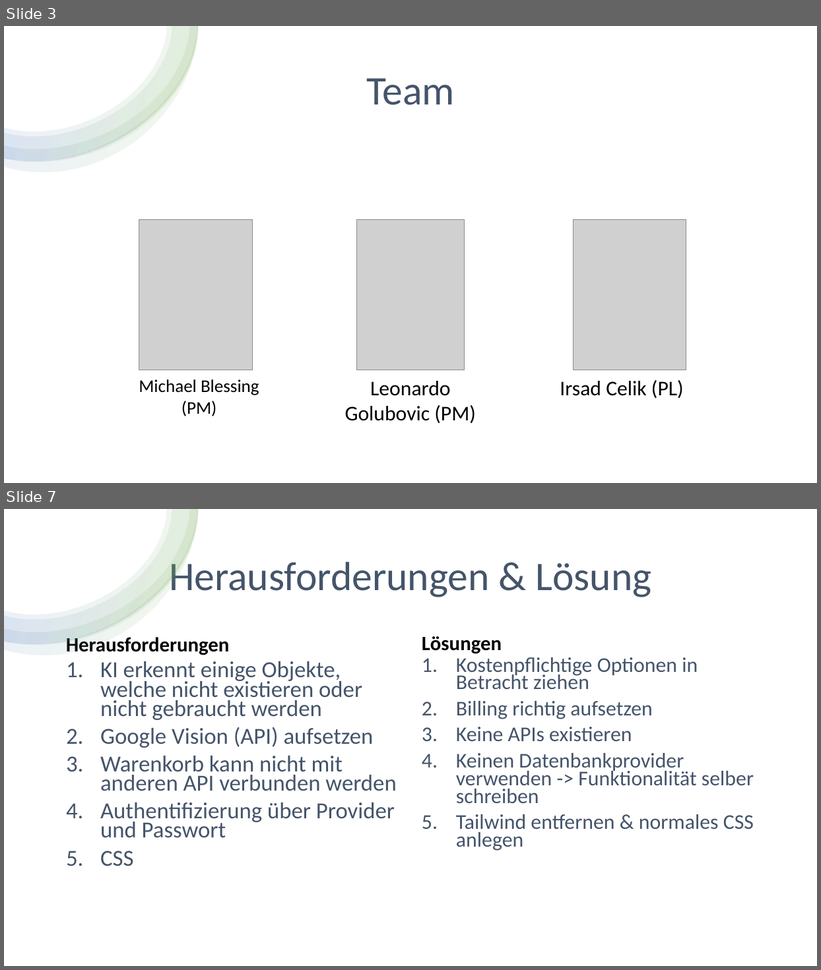
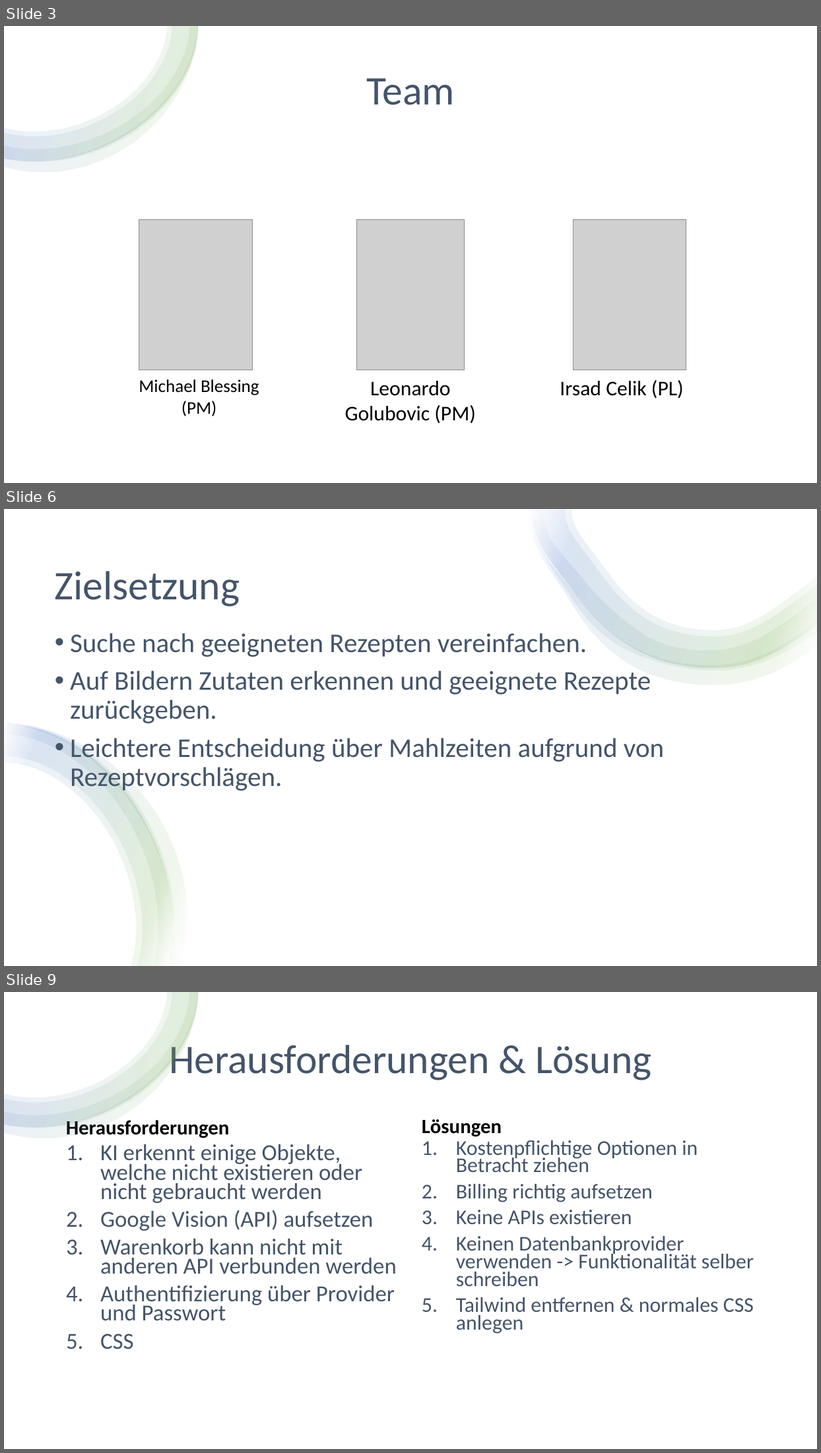
Before and after one commit to Michael-Blessing/FridgeMinder, a slide deck: PM/11-Abschlusspraesentation_Unterrichtsprojekt_FridgeMinder.pptx. Shown one above the other, each under a label of ours: slides 3 and 7 before the commit, slides 3, 6 and 9 after it; the slides between them are not shown. The pictures are 821x970 and 821x1453 pixels, drawn with LibreOffice and Linux fonts; fonts in the diff are those of the drawing; grey boxes stand for pictures. Boxes give left, top, right and bottom in pixels: in the first picture for what was removed or moved away, otherwise in the second. Text is boxed around its words. In the diff, an @@ line names an element or a change of style, - is before the commit and + after.

```diff
--- a/PM/11-Abschlusspraesentation_Unterrichtsprojekt_FridgeMinder.pptx
+++ b/PM/11-Abschlusspraesentation_Unterrichtsprojekt_FridgeMinder.pptx
@@ slide 6 added at box(4, 509, 817, 966), background #FFFFFF @@
@@ rectangle added at box(4, 509, 817, 966), fill #FFFFFF @@
@@ group added at box(529, 509, 817, 685): 4 freeform shapes @@
@@ text added at box(55, 571, 240, 607), 48 pt, text #44546A @@
+Zielsetzung
@@ text added at box(70, 633, 664, 793), 32 pt, text #44546A @@
+• Suche nach geeigneten Rezepten vereinfachen.
+• Auf Bildern Zutaten erkennen und geeignete Rezepte zurückgeben.
+• Leichtere Entscheidung über Mahlzeiten aufgrund von Rezeptvorschlägen.
@@ group added at box(4, 722, 187, 966): 4 freeform shapes @@
@@ what was slide 7 is now slide 9 @@
```
Also in this commit, not shown: 4 slides changed, 3 other slides added, 1 slide removed, 1 other file.
